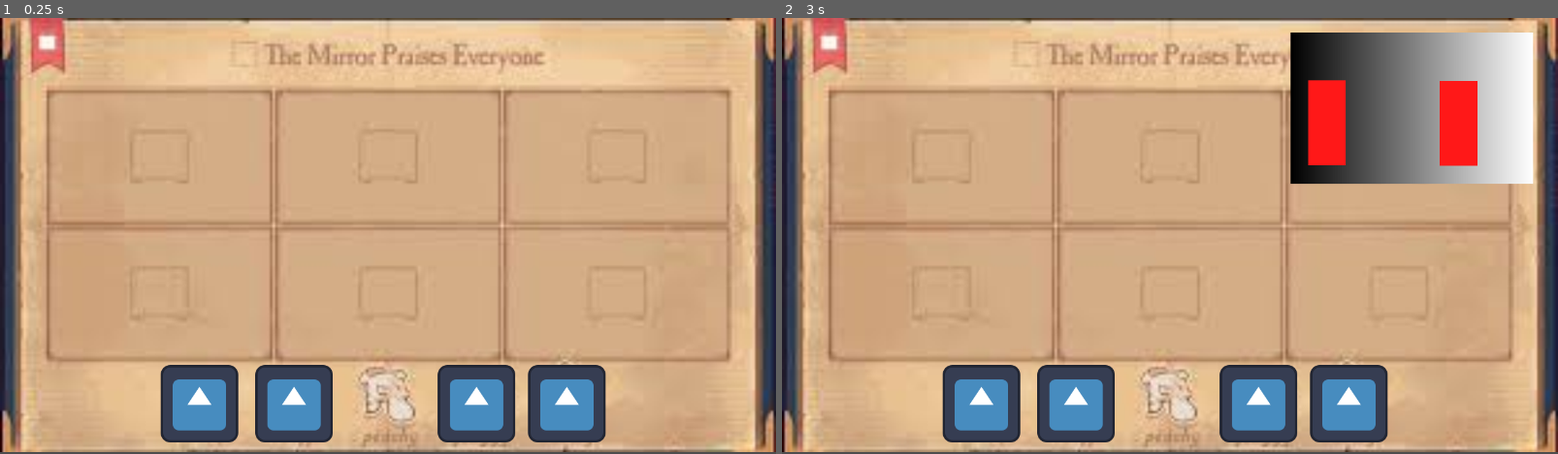
Above: before the commit, frames 1-2 (left to right).
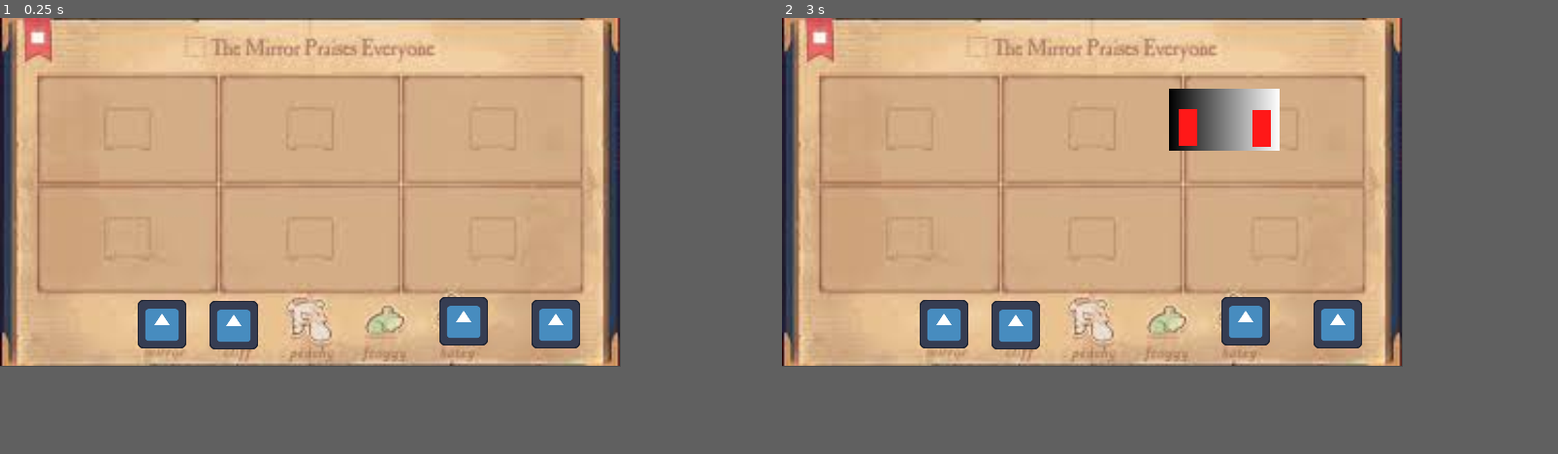
Above: after the commit, the same moments.

Repository: CoolTL/DDD_edutainment
Game: Godot game, scene res://draggable.tscn
The game is run twice, just before and just after one commit, with the same random seed, the same clock (stepped at 60 frames per second) and the same inputs. The project has no main scene, so this scene is started directly. The engine's default icon, where the game draws it, is replaced by a stand-in: a white triangle on a blue panel in a dark square.
Inputs (mouse positions are in pixels of both pictures, inside the frame that each line leads up to):
- Up to frame 1 (0.25 s): no input
- Up to frame 2 (3 s): click (983, 401) at 0.52 s; click (983, 401) at 1.27 s; click (983, 401) at 2.02 s; tap Enter at 2.75 s; move the mouse to (1340, 214) at 2.77 s
In our replay, the window is 800x450 before the commit and 640x360 after it. These sizes can differ from the game's own. Grey fills any space a smaller window leaves; there, only what the larger window draws over its background counts as a difference.

The runs differ from the first frame. In frame 1, 49% of the frame differs, in the area x 0-100%, y 0-100%; in frame 2, 55%.

Commit message:
FUCK RESOLUTIONS

Diff:
--- a/Godot/draggable.tscn
+++ b/Godot/draggable.tscn
@@ -9,40 +9,40 @@
 [node name="TextureRect" type="TextureRect" parent="."]
 light_mask = 0
 visibility_layer = 4
-offset_right = 1280.0
-offset_bottom = 717.0
+offset_right = 639.0
+offset_bottom = 359.0
 texture = ExtResource("1_u6fe1")
 
 [node name="Frame" parent="." instance=ExtResource("4_dtr5r")]
-position = Vector2(20, 24)
+position = Vector2(57, 61)
 
 [node name="Frame2" parent="." instance=ExtResource("4_dtr5r")]
-position = Vector2(433, 22)
+position = Vector2(240, 64)
+
+[node name="Frame3" parent="." instance=ExtResource("4_dtr5r")]
+position = Vector2(399, 73)
 
 [node name="SceneItem" parent="." instance=ExtResource("2_u6fe1")]
-position = Vector2(329, 637)
+position = Vector2(167, 316)
 
 [node name="SceneItem2" parent="." instance=ExtResource("2_u6fe1")]
-position = Vector2(485, 637)
+position = Vector2(241, 317)
 back_index = 1
 
 [node name="SceneItem3" parent="." instance=ExtResource("2_u6fe1")]
-position = Vector2(786, 637)
+position = Vector2(478, 313)
 
 [node name="Area2D" parent="SceneItem3" index="1"]
 collision_layer = 2
 collision_mask = 2
 
 [node name="SceneItem4" parent="." instance=ExtResource("2_u6fe1")]
-position = Vector2(935, 637)
+position = Vector2(573, 316)
 char_index = 1
 
 [node name="Area2D" parent="SceneItem4" index="1"]
 collision_layer = 2
 collision_mask = 2
 
-[node name="Frame3" parent="." instance=ExtResource("4_dtr5r")]
-position = Vector2(840, 26)
-
 [editable path="SceneItem3"]
 [editable path="SceneItem4"]
--- a/Godot/frame.tscn
+++ b/Godot/frame.tscn
@@ -4,20 +4,20 @@
 [ext_resource type="PackedScene" uid="uid://c3wb2sius81q2" path="res://scenes/backgrounds/texture_template.tscn" id="2_bs1d3"]
 
 [sub_resource type="RectangleShape2D" id="RectangleShape2D_law6f"]
-size = Vector2(399.5, 249.5)
+size = Vector2(116.5, 66.5)
 
 [node name="Frame" type="Area2D"]
 script = ExtResource("1_m7nv7")
 
 [node name="CollisionShape2D" type="CollisionShape2D" parent="."]
-position = Vector2(199.25, 124.25)
+position = Vector2(57.75, 32.75)
 shape = SubResource("RectangleShape2D_law6f")
 
 [node name="TextureRect" parent="." instance=ExtResource("2_bs1d3")]
 visible = false
-offset_left = -1.0
-offset_top = -2.0
-offset_right = 399.0
-offset_bottom = 248.0
+offset_left = 0.0
+offset_top = 0.0
+offset_right = 114.0
+offset_bottom = 64.0
 
 [connection signal="area_exited" from="." to="." method="_on_area_exited"]
--- a/Godot/project.godot
+++ b/Godot/project.godot
@@ -16,8 +16,8 @@
 
 [display]
 
-window/size/viewport_width=1280
-window/size/viewport_height=720
+window/size/viewport_width=640
+window/size/viewport_height=360
 
 [rendering]
 
--- a/Godot/scene_item.tscn
+++ b/Godot/scene_item.tscn
@@ -7,6 +7,7 @@
 size = Vector2(133, 129)
 
 [node name="SceneItem" type="Sprite2D"]
+scale = Vector2(0.39453125, 0.39453125)
 texture = ExtResource("1_w8pap")
 script = ExtResource("2_4jft0")
 metadata/_edit_group_ = true
--- a/Godot/scenes/backgrounds/texture_template.tscn
+++ b/Godot/scenes/backgrounds/texture_template.tscn
@@ -8,14 +8,15 @@
 gradient = SubResource("Gradient_u6fe1")
 
 [node name="TextureRect" type="TextureRect"]
-offset_left = -11.0
-offset_top = -11.0
-offset_right = 355.0
-offset_bottom = 208.0
+offset_left = 30.0
+offset_top = 28.0
+offset_right = 144.0
+offset_bottom = 92.0
 texture = SubResource("GradientTexture1D_dtr5r")
+expand_mode = 1
 
 [node name="char_spot" parent="." instance=ExtResource("1_vkn81")]
-position = Vector2(60, 149)
+position = Vector2(19, 40)
 
 [node name="char_spot2" parent="." instance=ExtResource("1_vkn81")]
-position = Vector2(277, 150)
+position = Vector2(95, 41)
--- a/Godot/scenes/char_spot.tscn
+++ b/Godot/scenes/char_spot.tscn
@@ -3,7 +3,7 @@
 [ext_resource type="Script" uid="uid://bsns6fy2hsldx" path="res://scenes/char_spot.gd" id="1_bl8yf"]
 
 [sub_resource type="RectangleShape2D" id="RectangleShape2D_hhxem"]
-size = Vector2(63.5, 179.5)
+size = Vector2(20.375, 42.5)
 
 [node name="char_spot" type="Area2D"]
 collision_layer = 2
@@ -17,10 +17,10 @@
 anchor_top = 0.5
 anchor_right = 0.5
 anchor_bottom = 0.5
-offset_left = -31.0
-offset_top = -70.0
-offset_right = 31.0
-offset_bottom = 70.0
+offset_left = -9.5
+offset_top = -19.0
+offset_right = 9.5
+offset_bottom = 19.0
 grow_horizontal = 2
 grow_vertical = 2
 color = Color(1, 0.09411765, 0.09411765, 1)
@@ -35,10 +35,10 @@
 anchor_top = 0.5
 anchor_right = 0.5
 anchor_bottom = 0.5
-offset_left = -31.0
-offset_top = -70.0
-offset_right = 31.0
-offset_bottom = 70.0
+offset_left = -9.5
+offset_top = -19.0
+offset_right = 9.5
+offset_bottom = 19.0
 grow_horizontal = 2
 grow_vertical = 2
 
